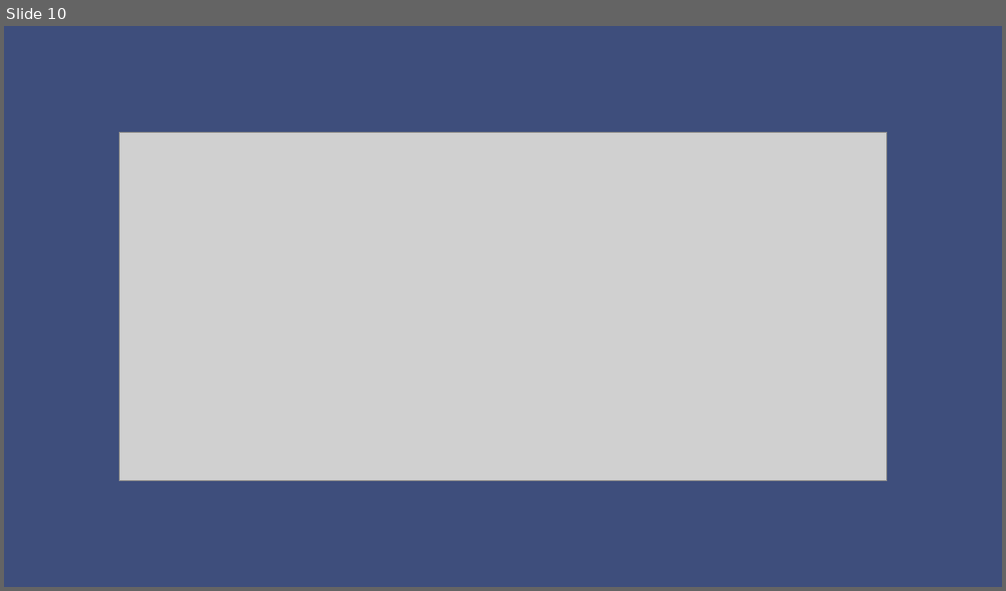
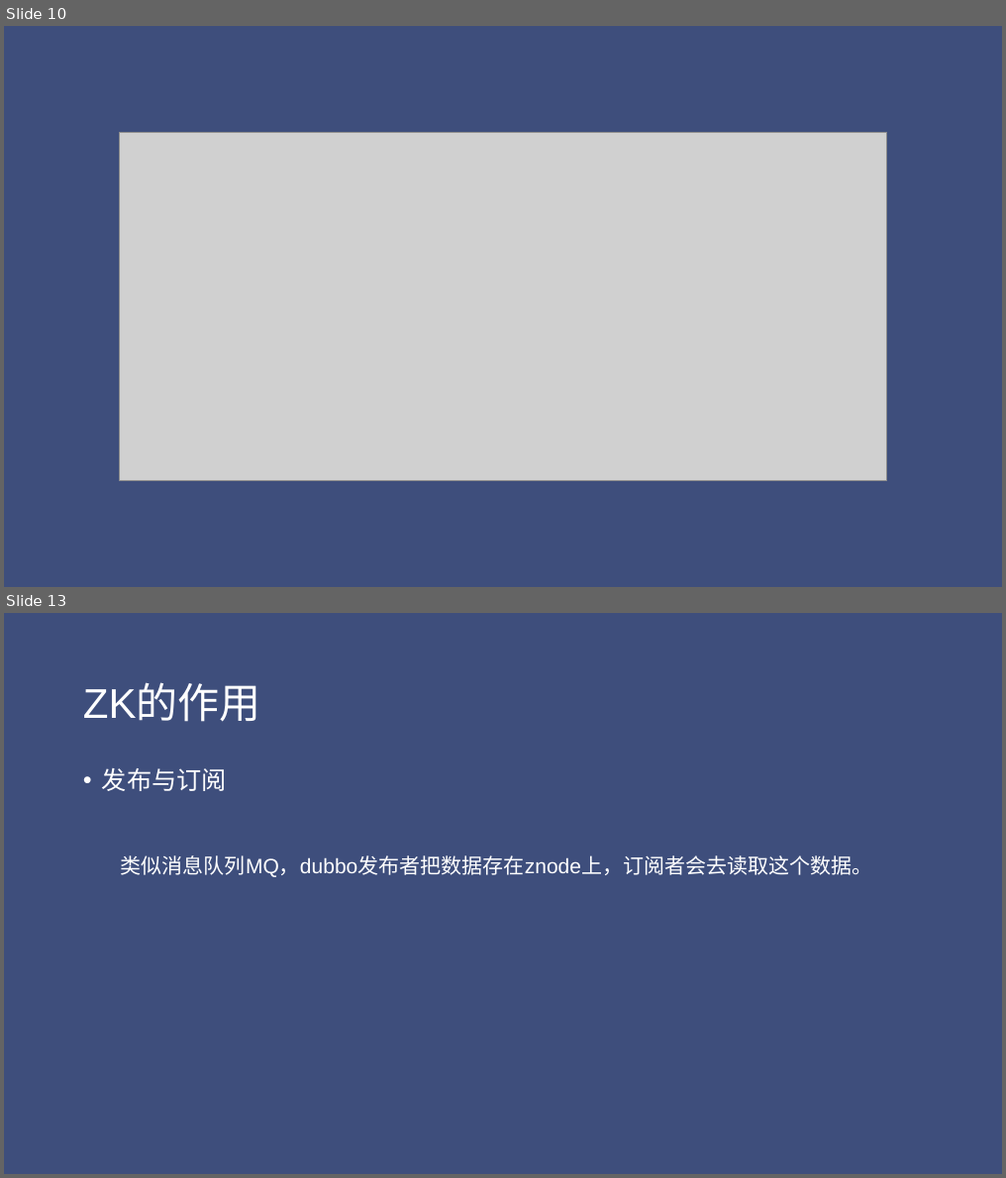
Before and after one commit to jungle0127/zookeeper-dubbo-learn, a slide deck: docs/zookeeper Introduction.pptx. Shown one above the other, each under a label of ours: slide 10 before the commit, slides 10 and 13 after it; the slides between them are not shown. The pictures are 1006x591 and 1006x1178 pixels, drawn with LibreOffice and Linux fonts; fonts in the diff are those of the drawing; grey boxes stand for pictures. Boxes give left, top, right and bottom in pixels: in the first picture for what was removed or moved away, otherwise in the second. Text is boxed around its words. In the diff, an @@ line names an element or a change of style, - is before the commit and + after.

```diff
--- a/docs/zookeeper Introduction.pptx
+++ b/docs/zookeeper Introduction.pptx
@@ slide 13 added at bbox=[4, 613, 1002, 1174], background #3E4E7C @@
@@ title added at bbox=[83, 684, 261, 722], 40 pt, text #FFFFFF @@
+ZK的作用
@@ text added at bbox=[102, 768, 873, 877], 20 pt, text #FFFFFF @@
+• 发布与订阅
+  类似消息队列MQ，dubbo发布者把数据存在znode上，订阅者会去读取这个数据。
```
Also in this commit, not shown: 5 other slides added.
